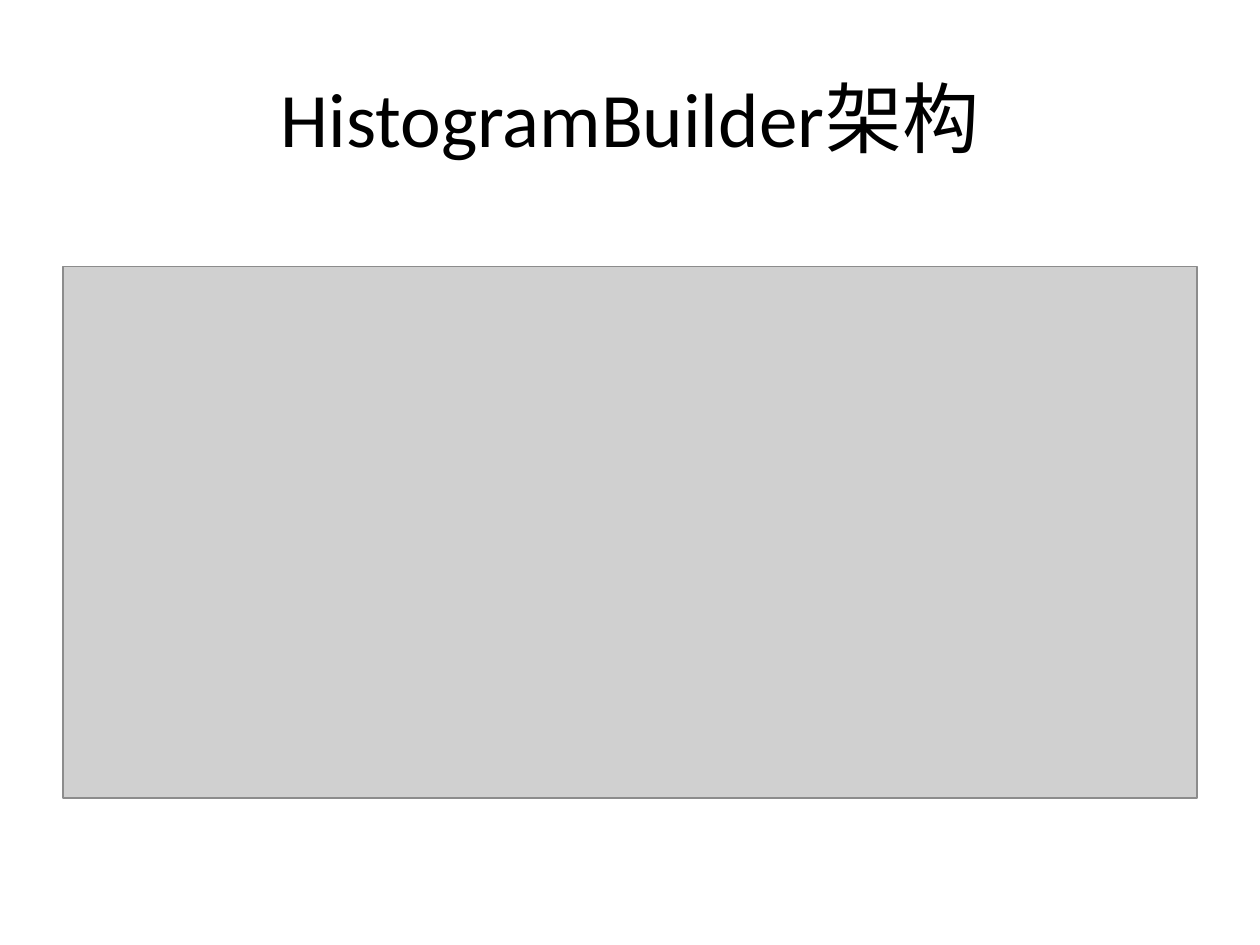
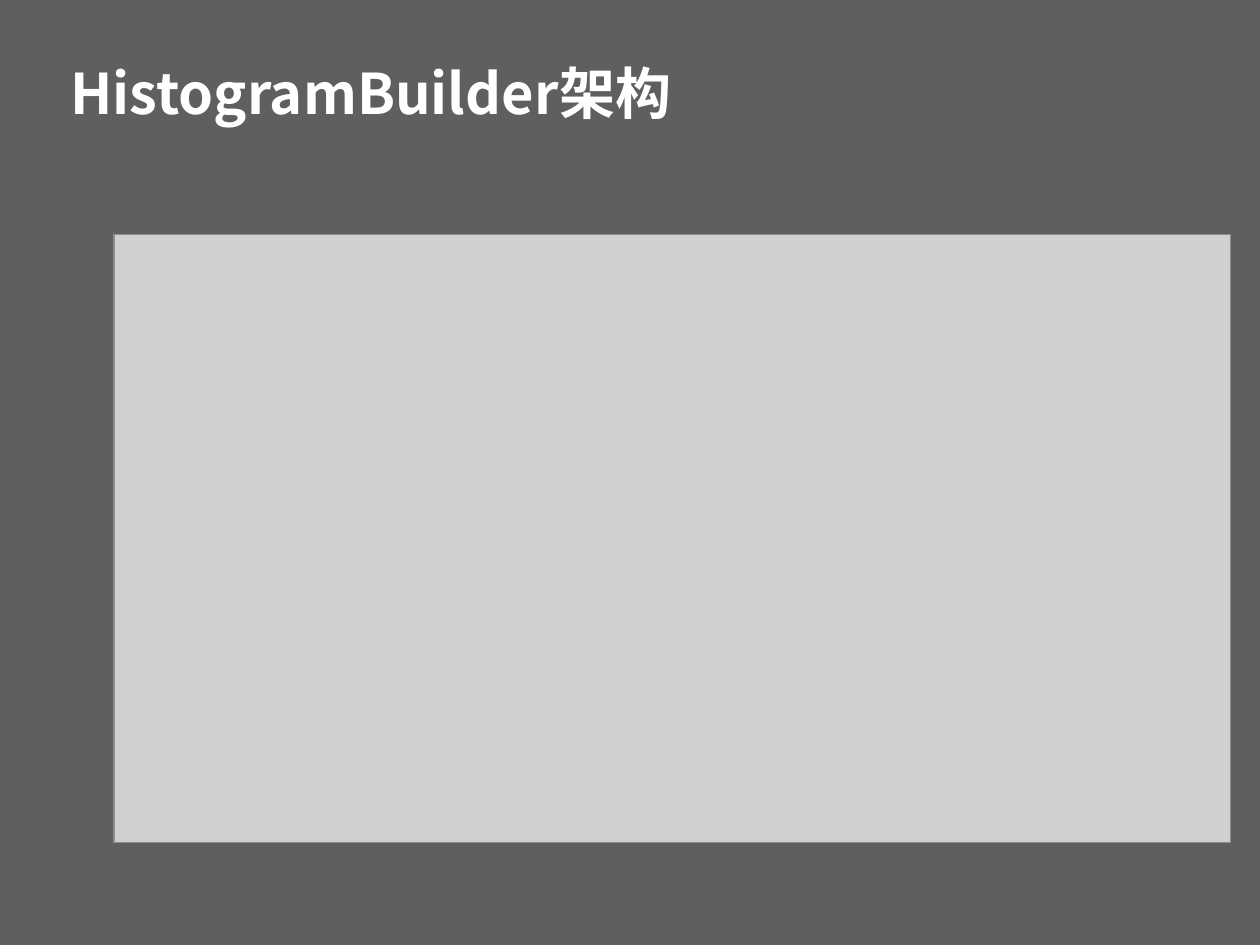
Before and after one commit to beautifulSoup/GraduateDesign, a slide deck: slide 4 of Impala直方图模块设计.pptx. Drawn at 1260x945 pixels with LibreOffice and Linux fonts; fonts in the diff are those of the drawing; grey boxes stand for pictures; background and template pictures are left out. Boxes give left, top, right and bottom in pixels: in the first picture for what was removed or moved away, otherwise in the second. Text is boxed around its words. In the diff, an @@ line names an element or a change of style, - is before the commit and + after.

```diff
--- a/Impala直方图模块设计.pptx
+++ b/Impala直方图模块设计.pptx
@@ background #FFFFFF to picture (left out) @@
@@ title "HistogramBuilder架构": place and size @@
-title "HistogramBuilder架构" at bbox=[281, 83, 979, 161]
+title "HistogramBuilder架构" at bbox=[70, 66, 671, 128]
@@ title "HistogramBuilder架构" at bbox=[70, 66, 671, 128]: size 44 to 32 pt, font Calibri to Noto Sans CJK SC, text colour #000000 to #FFFFFF, bold on; alignment centre to left; line spacing 1 to 0.9; vertical alignment middle to bottom @@
@@ picture: place and size @@
-picture at bbox=[63, 267, 1197, 799]
+picture at bbox=[115, 234, 1231, 843]
```
Also in this commit, not shown: 5 other slides changed, 4 slides added, 1 slide removed, 14 other files.
